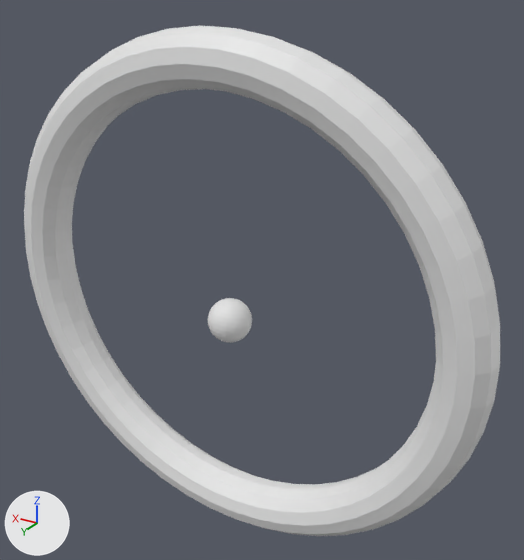
The Blender file Wheel.blend, before and after one commit.
One viewpoint serves both versions: a 50 mm camera at (-0.985, 1.612, 3.659) aimed at (-0.064, 0.077, 2.891). Every picture has the same lights, and +X, +Y and +Z are marked at lower left. Mesh edges are drawn as thin lines on the coarser meshes.

Objects in the first picture: 'Wheel'.
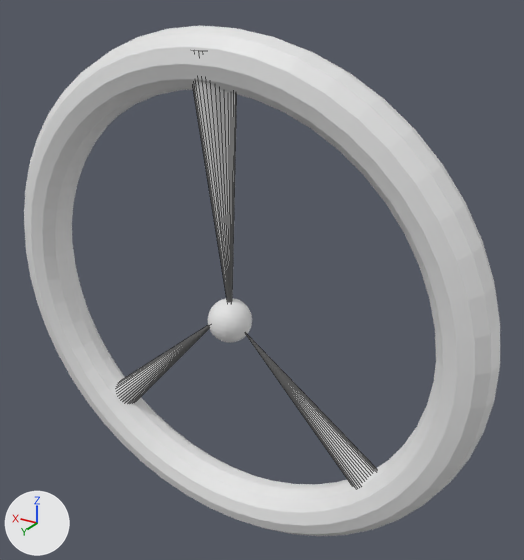
The newer file is also turned or shifted as a whole; pictures and numbers use the older file's frame.

The change, as a list of edits to the scene's bpy script:
```text
Add me_cone_003:
    me_cone_003.from_pydata(...)  # 33 vertices, 33 faces; spans x -0.12..0.12, y -0.12..0.12, z -0.52..1.0
Add ob_cone_002:
    ob_cone_002 = bpy.data.objects.new('Cone.002', me_cone_003)
    ob_cone_002.location = (0.001, 0.169, 3.243)
    ob_cone_002.rotation_euler = (0.0913, 3.137, 0.048)  # degrees (5.2, 180, 2.8)
    ob_cone_002.scale = (0.49, 0.49, 0.49)
Add ob_cone_001:
    ob_cone_001 = bpy.data.objects.new('Cone.001', me_cone_003.copy())
    ob_cone_001.location = (-0.304, 0.118, 2.501)
    ob_cone_001.rotation_euler = (0.688, 0.444, 1.153)  # degrees (39, 25, 66)
    ob_cone_001.scale = (0.371, 0.371, 0.371)
Add ob_cone_000:
    ob_cone_000 = bpy.data.objects.new('Cone.000', me_cone_003.copy())
    ob_cone_000.location = (0.297, 0.125, 2.525)
    ob_cone_000.rotation_euler = (-0.584, -0.587, 0.803)  # degrees (-33, -34, 46)
    ob_cone_000.scale = (0.371, 0.371, 0.371)
```

Location of each change, [x1, y1, x2, y2] in pixels of the pictures (524 x 560 px):
'Cone.002', added: after [193, 81, 237, 302]
'Cone.001', added: after [246, 334, 376, 486]
'Cone.000', added: after [117, 326, 209, 403]
